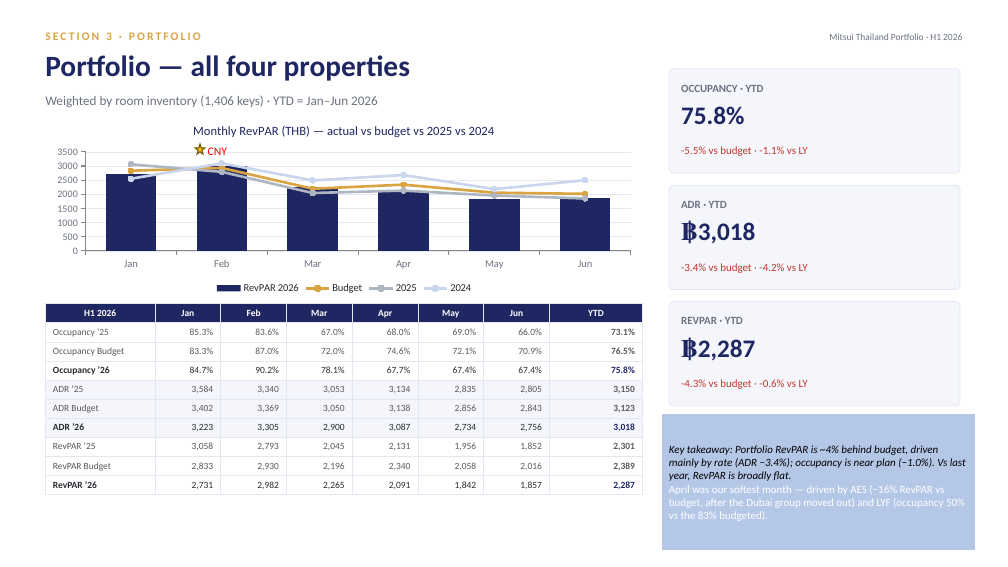
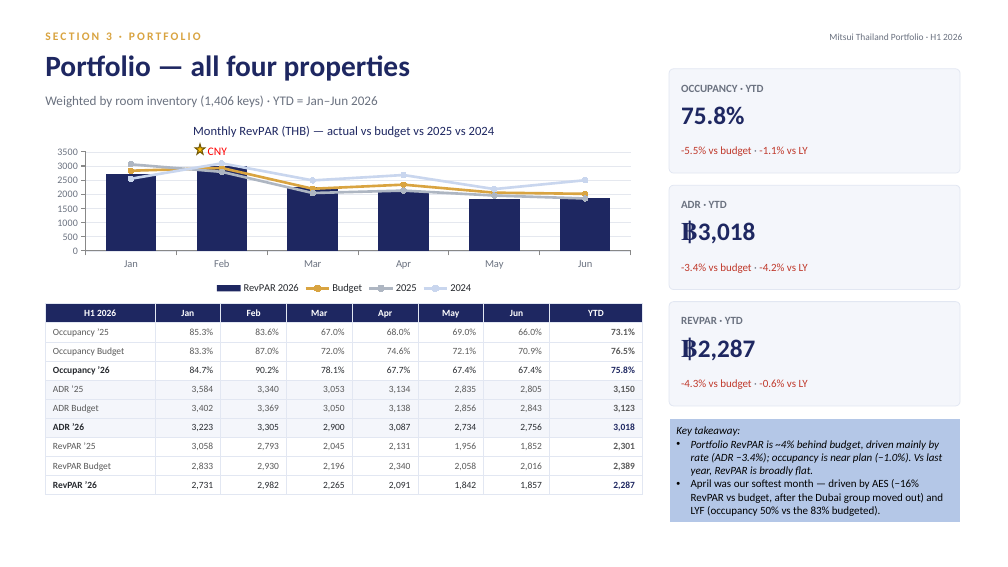
Before and after one commit to Chavin2543/mae-workspace, a slide deck: slide 13 of output/Portfolio_Performance_Report_H1-2026.pptx. Drawn at 1008x567 pixels with LibreOffice and Linux fonts; fonts in the diff are those of the drawing. Boxes give left, top, right and bottom in pixels: in the first picture for what was removed or moved away, otherwise in the second. Text is boxed around its words. In the diff, an @@ line names an element or a change of style, - is before the commit and + after.

```diff
--- a/output/Portfolio_Performance_Report_H1-2026.pptx
+++ b/output/Portfolio_Performance_Report_H1-2026.pptx
@@ rectangle "Key takeaway:" resized from (x1=662, y1=414, x2=976, y2=551) to (x1=669, y1=418, x2=960, y2=523) @@
@@ text in rectangle at (x1=676, y1=426, x2=942, y2=476): text changed @@
-Key takeaway: Portfolio RevPAR is ~4% behind budget, driven mainly by rate (ADR −3.4%); occupancy is near plan (−1.0%). Vs last year, RevPAR is broadly flat.
+Key takeaway:
+• Portfolio RevPAR is ~4% behind budget, driven mainly by rate (ADR −3.4%); occupancy is near plan (−1.0%). Vs last year, RevPAR is broadly flat.
@@ text in rectangle at (x1=691, y1=479, x2=943, y2=516): text colour #FFFFFF to #000000 in "April was our softest month — driven ..."; bullet none to • @@
```
Also in this commit, not shown: 22 other slides changed.
